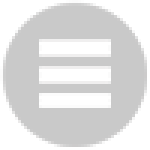
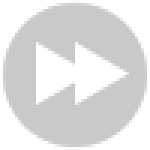
Comparing the layer stacks of the two 150px x 150px images. Changes:
removed layer "Layer 2" over [39,39,111,57]
removed layer "Layer 1" over [39,93,111,108]
hid "menu 2 copy", painted on it over [39,39,111,108]
added layer "Polygon 1 copy" above "Polygon 1" over [36,42,90,105]
added layer "Polygon 1" above "quit" over [75,42,129,105]
